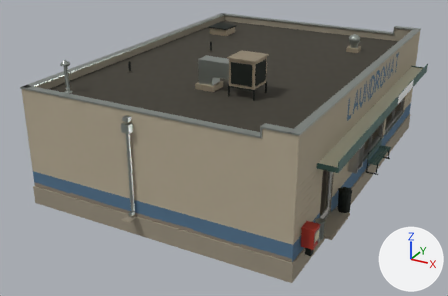
What one commit did to the FBX model unreal/Signal47/Tools/townbuildings/exports/SM_Town_Laundry_Shell_LOD2.fbx.
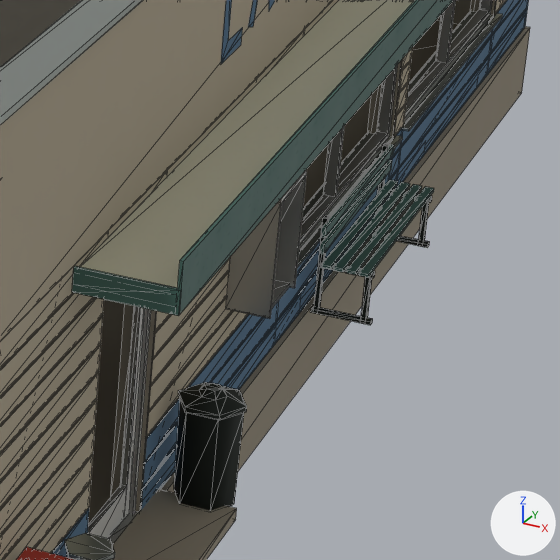
Each version appears first whole from a camera (50 mm lens) standing at (5.8, -21.62, 10.45) and looking at (-5.4, -1.26, 0.27), and next in a close-up on the part from 67% to 93% of the width and 37% to 75% of the height. Arrows for +X, +Y and +Z are at lower right; the lights stay in place. The first two pictures are the older version. The close-ups show mesh edges as thin lines.

In view in the first close-up: 'SM_Town_Laundry_Shell_LOD2'.
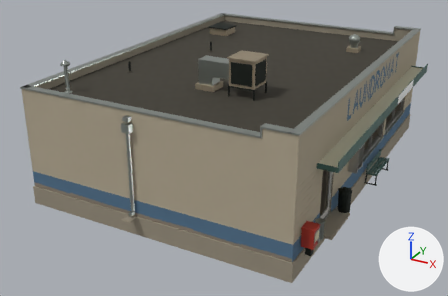
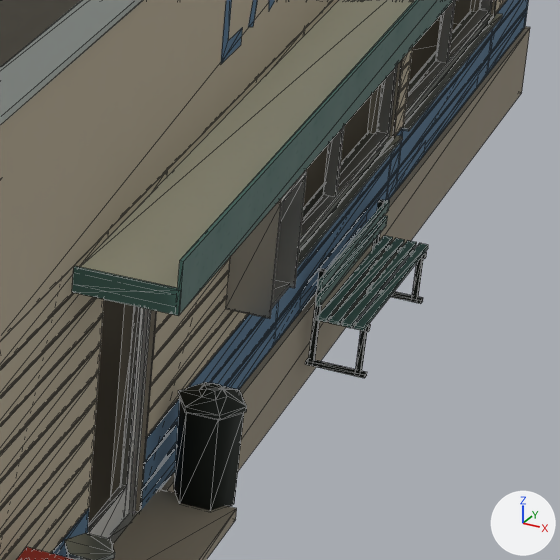
Diff of the bpy script that builds the scene:
```diff
--- a/unreal/Signal47/Tools/townbuildings/exports/SM_Town_Laundry_Shell_LOD2.fbx.py
+++ b/unreal/Signal47/Tools/townbuildings/exports/SM_Town_Laundry_Shell_LOD2.fbx.py
@@ me_sm_town_laundry_shell_lod2 @@
 me_sm_town_laundry_shell_lod2.from_pydata(...)  # 1953 vertices, 2584 faces; spans x -10.3..0.8, y -7.6..7.6, z -0.7..4.8
 # used by ob_sm_town_laundry_shell_lod2; location = (0.0, 0.0, 0.0)
+# me_sm_town_laundry_shell_lod2 part 1: the loose piece of 8 vertices spanning x 0.6, y -0.2..-0.1, z 0.0..0.4 is moved by (0.0, 0.0, -0.5)
+# me_sm_town_laundry_shell_lod2 part 2: the loose piece of 8 vertices spanning x 0.2, y -0.2..-0.1, z 0.0..0.8 is moved by (0.0, 0.0, -0.5)
+# me_sm_town_laundry_shell_lod2 part 3: the loose piece of 8 vertices spanning x 0.2..0.6, y -0.2..-0.1, z 0.4 is moved by (0.0, 0.0, -0.5)
+# me_sm_town_laundry_shell_lod2 part 4: the loose piece of 8 vertices spanning x 0.2..0.7, y -0.2..-0.1, z 0.0 is moved by (0.0, 0.0, -0.5)
+# me_sm_town_laundry_shell_lod2 part 5: the loose piece of 8 vertices spanning x 0.6, y 1.5..1.6, z 0.0..0.4 is moved by (0.0, 0.0, -0.5)
+# me_sm_town_laundry_shell_lod2 part 6: the loose piece of 8 vertices spanning x 0.2, y 1.5..1.6, z 0.0..0.8 is moved by (0.0, 0.0, -0.5)
+# me_sm_town_laundry_shell_lod2 part 7: the loose piece of 8 vertices spanning x 0.2..0.6, y 1.5..1.6, z 0.4 is moved by (0.0, 0.0, -0.5)
+# me_sm_town_laundry_shell_lod2 part 8: the loose piece of 8 vertices spanning x 0.2..0.7, y 1.5..1.6, z 0.0 is moved by (0.0, 0.0, -0.5)
+# me_sm_town_laundry_shell_lod2 part 9: the loose piece of 8 vertices spanning x 0.3, y -0.2..1.6, z 0.4..0.5 is moved by (0.0, 0.0, -0.5)
+# me_sm_town_laundry_shell_lod2 part 10: the loose piece of 8 vertices spanning x 0.4, y -0.2..1.6, z 0.4..0.5 is moved by (0.0, 0.0, -0.5)
+# me_sm_town_laundry_shell_lod2 part 11: the loose piece of 8 vertices spanning x 0.5, y -0.2..1.6, z 0.4..0.5 is moved by (0.0, 0.0, -0.5)
+# me_sm_town_laundry_shell_lod2 part 12: the loose piece of 8 vertices spanning x 0.6, y -0.2..1.6, z 0.4..0.5 is moved by (0.0, 0.0, -0.5)
+# me_sm_town_laundry_shell_lod2 part 13: the loose piece of 8 vertices spanning x 0.2..0.3, y -0.2..1.6, z 0.6 is moved by (0.0, 0.0, -0.5)
+# me_sm_town_laundry_shell_lod2 part 14: the loose piece of 8 vertices spanning x 0.2..0.3, y -0.2..1.6, z 0.7..0.8 is moved by (0.0, 0.0, -0.5)
 me_sm_town_laundry_shell_lod2.materials.append(mat_m_town_tealpaint)
```

What differs and where, as boxes [x1, y1, x2, y2] in the close-ups (560 x 560 px; the box of a moved part takes in the faces that stretch with it):
part 1 of me_sm_town_laundry_shell_lod2, moved or reshaped
    before: [361, 275, 372, 320]
    after: [355, 328, 367, 373]
part 2 of me_sm_town_laundry_shell_lod2, moved or reshaped
    before: [313, 216, 330, 310]
    after: [308, 268, 326, 362]
part 3 of me_sm_town_laundry_shell_lod2, moved or reshaped
    before: [318, 262, 375, 278]
    after: [313, 315, 370, 331]
part 4 of me_sm_town_laundry_shell_lod2, moved or reshaped
    before: [310, 306, 373, 325]
    after: [305, 358, 367, 378]
part 5 of me_sm_town_laundry_shell_lod2, moved or reshaped
    before: [418, 200, 429, 243]
    after: [412, 258, 423, 299]
part 6 of me_sm_town_laundry_shell_lod2, moved or reshaped
    before: [374, 143, 389, 233]
    after: [369, 199, 385, 288]
part 7 of me_sm_town_laundry_shell_lod2, moved or reshaped
    before: [377, 188, 432, 202]
    after: [372, 243, 427, 259]
part 8 of me_sm_town_laundry_shell_lod2, moved or reshaped
    before: [372, 233, 430, 247]
    after: [366, 288, 423, 304]
part 9 of me_sm_town_laundry_shell_lod2, moved or reshaped
    before: [321, 180, 398, 270]
    after: [317, 235, 393, 322]
part 10 of me_sm_town_laundry_shell_lod2, moved or reshaped
    before: [333, 182, 410, 272]
    after: [329, 238, 405, 325]
part 11 of me_sm_town_laundry_shell_lod2, moved or reshaped
    before: [346, 184, 422, 275]
    after: [342, 241, 417, 328]
part 12 of me_sm_town_laundry_shell_lod2, moved or reshaped
    before: [359, 187, 434, 278]
    after: [354, 243, 428, 331]
part 13 of me_sm_town_laundry_shell_lod2, moved or reshaped
    before: [320, 160, 392, 254]
    after: [316, 216, 388, 307]
part 14 of me_sm_town_laundry_shell_lod2, moved or reshaped
    before: [321, 144, 394, 238]
    after: [318, 200, 390, 290]
